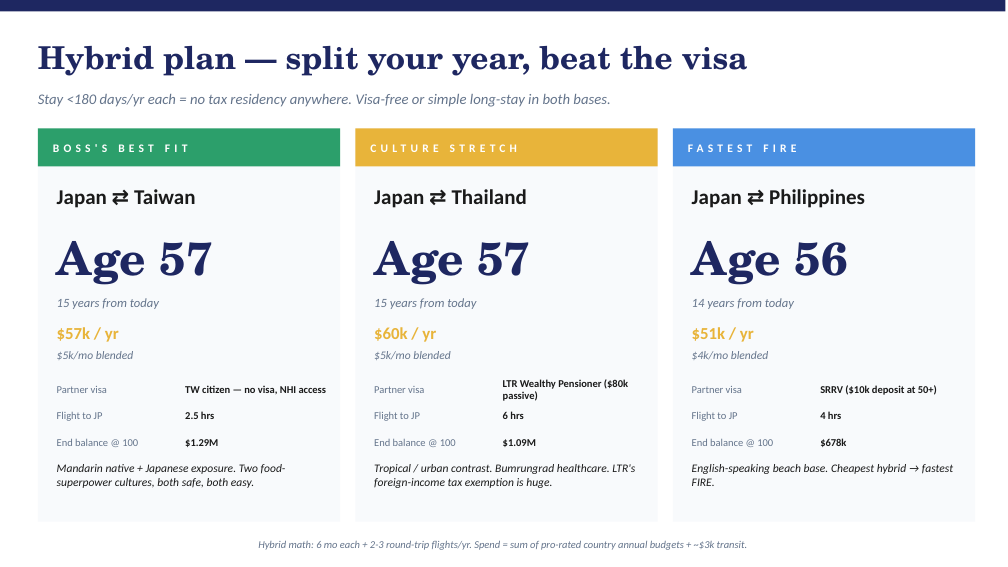
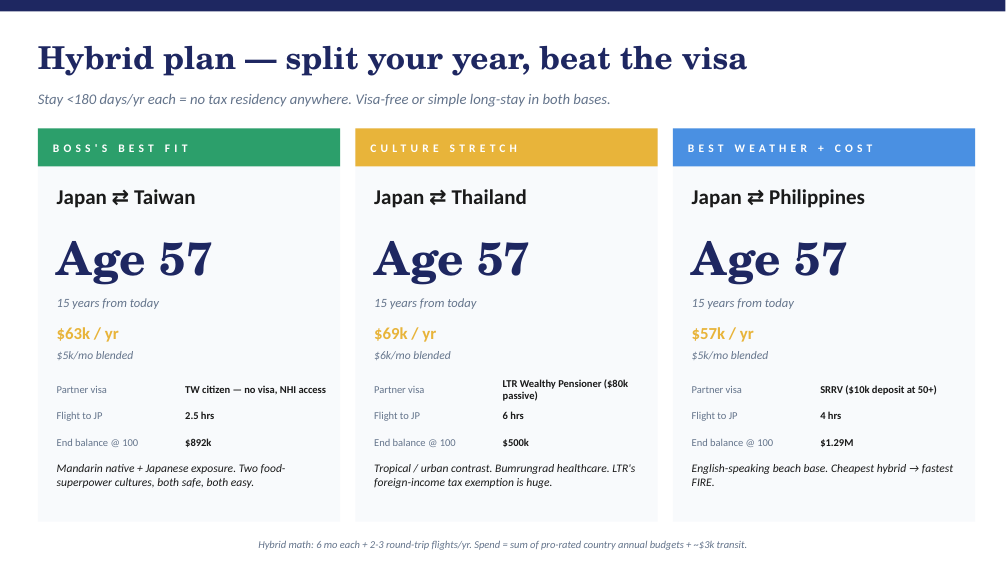
Before and after one commit to comeontsao/FIRE_Calculator, a slide deck: slide 18 of personal/country-comparison-2026/Boss-Country-FIRE-Deck.pptx. Drawn at 1008x567 pixels with LibreOffice and Linux fonts; fonts in the diff are those of the drawing. Boxes give left, top, right and bottom in pixels: in the first picture for what was removed or moved away, otherwise in the second. Text is boxed around its words. In the diff, an @@ line names an element or a change of style, - is before the commit and + after.

```diff
--- a/personal/country-comparison-2026/Boss-Country-FIRE-Deck.pptx
+++ b/personal/country-comparison-2026/Boss-Country-FIRE-Deck.pptx
@@ text at box(688, 144, 873, 152): text changed @@
-FASTEST FIRE
+BEST WEATHER + COST
@@ text at box(692, 241, 848, 285): text changed @@
-Age 56
+Age 57
@@ text at box(692, 298, 794, 309): text changed @@
-14 years from today
+15 years from today
@@ text at box(57, 327, 119, 342): text changed @@
-$57k / yr
+$63k / yr
@@ text at box(374, 327, 436, 342): text changed @@
-$60k / yr
+$69k / yr
@@ text at box(692, 327, 754, 342): text changed @@
-$51k / yr
+$57k / yr
@@ text at box(374, 351, 450, 360): text changed @@
-$5k/mo blended
+$6k/mo blended
@@ text at box(692, 351, 768, 360): text changed @@
-$4k/mo blended
+$5k/mo blended
@@ text at box(185, 438, 211, 447): text changed @@
-$1.29M
+$892k
@@ text at box(503, 438, 529, 447): text changed @@
-$1.09M
+$500k
@@ text at box(820, 439, 853, 447): text changed @@
-$678k
+$1.29M
```
Also in this commit, not shown: 6 other slides changed, 8 other files.
